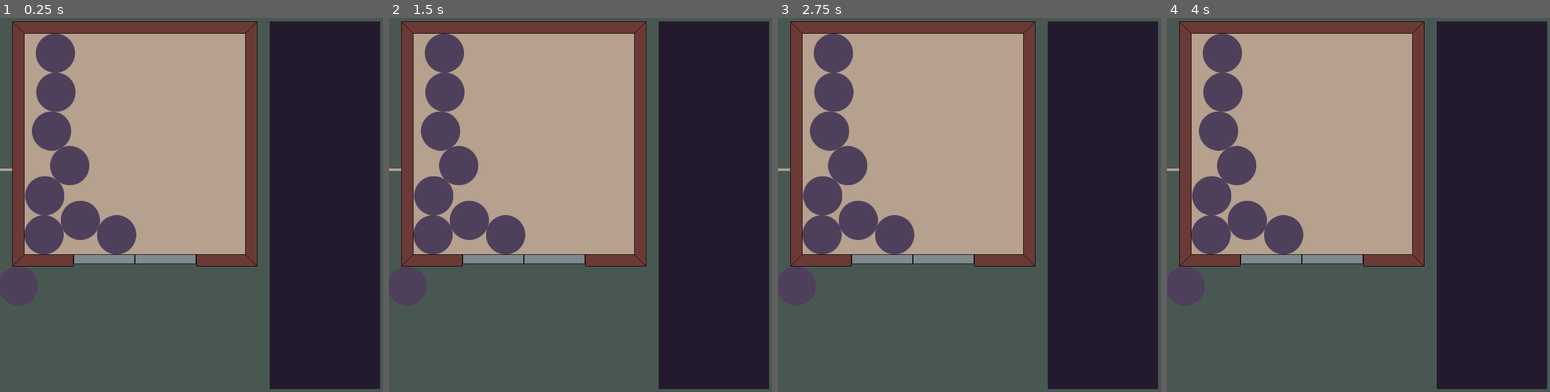
Above: before the commit, frames 1-4 (left to right).
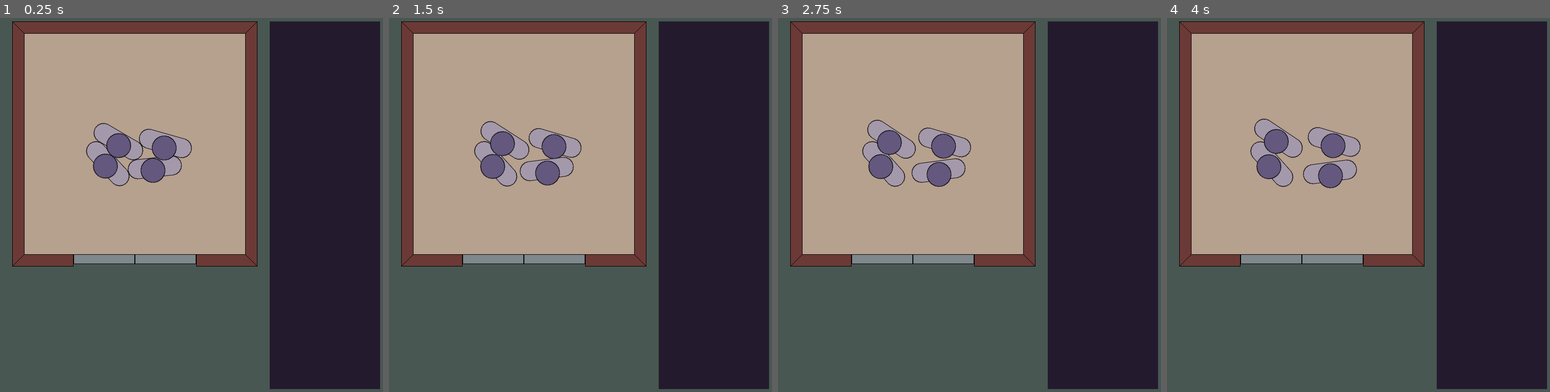
Above: after the commit, the same moments.

Repository: sudo-coffee/ld54
Game: Godot game, scene res://scenes/main_scene.tscn
Same seed, same stepped clock (60 frames per second), same inputs: the game is played once before the commit and once after it.
Inputs:
- Up to frame 1 (0.25 s): no input
- Up to frame 2 (1.5 s): no input
- Up to frame 3 (2.75 s): no input
- Up to frame 4 (4 s): no input

The runs differ from the first frame. In frame 1, 9.9% of the frame differs, in the area x 0-51%, y 4-64%; in frame 2, 9.9%; in frame 3, 9.9%; in frame 4, 9.9%.

Commit message:
Add character sprites and joints

Diff:
--- a/project.godot
+++ b/project.godot
@@ -20,6 +20,12 @@
 window/size/viewport_width=800
 window/size/viewport_height=800
 
+[layer_names]
+
+2d_physics/layer_1="Elevator"
+2d_physics/layer_2="Shoulders"
+2d_physics/layer_3="Head"
+
 [physics]
 
 2d/default_gravity_vector=Vector2(0, 0)
--- a/scenes/character.tscn
+++ b/scenes/character.tscn
@@ -1,3 +1,45 @@
-[gd_scene format=3 uid="uid://djax65cwt7veu"]
+[gd_scene load_steps=5 format=3 uid="uid://djax65cwt7veu"]
+
+[ext_resource type="Texture2D" uid="uid://duxq0tbevntks" path="res://devart/shoulders.png" id="1_1c0px"]
+[ext_resource type="Texture2D" uid="uid://bo8o488y3hh0l" path="res://devart/head.png" id="2_auf6b"]
+
+[sub_resource type="CapsuleShape2D" id="CapsuleShape2D_ohuhf"]
+radius = 20.0
+height = 110.0
+
+[sub_resource type="CircleShape2D" id="CircleShape2D_r3wml"]
+radius = 25.0
 
 [node name="Character" type="Node2D"]
+
+[node name="Shoulders" type="RigidBody2D" parent="."]
+collision_layer = 2
+collision_mask = 3
+mass = 60.0
+
+[node name="ShouldersSprite" type="Sprite2D" parent="Shoulders"]
+texture = ExtResource("1_1c0px")
+
+[node name="CollisionShape2D" type="CollisionShape2D" parent="Shoulders"]
+z_index = 2
+rotation = 1.5708
+shape = SubResource("CapsuleShape2D_ohuhf")
+
+[node name="Head" type="RigidBody2D" parent="."]
+position = Vector2(0, 8)
+collision_layer = 4
+collision_mask = 5
+mass = 5.0
+
+[node name="PinJoint2D" type="PinJoint2D" parent="Head"]
+node_a = NodePath("../../Shoulders")
+node_b = NodePath("..")
+softness = 3.0
+
+[node name="HeadSprite" type="Sprite2D" parent="Head"]
+z_index = 1
+texture = ExtResource("2_auf6b")
+
+[node name="CollisionShape2D" type="CollisionShape2D" parent="Head"]
+z_index = 2
+shape = SubResource("CircleShape2D_r3wml")
--- a/scenes/main_scene.tscn
+++ b/scenes/main_scene.tscn
@@ -1,13 +1,12 @@
-[gd_scene load_steps=9 format=3 uid="uid://cecnwrbpd3c2o"]
+[gd_scene load_steps=8 format=3 uid="uid://cecnwrbpd3c2o"]
 
 [ext_resource type="Texture2D" uid="uid://dap0yoohtcqt" path="res://devart/floor.png" id="1_f3onb"]
 [ext_resource type="Texture2D" uid="uid://cufi6eu3lvllx" path="res://devart/background.png" id="1_jax02"]
 [ext_resource type="PackedScene" uid="uid://dmxr40anc7yh2" path="res://scenes/door.tscn" id="2_5v1a8"]
-[ext_resource type="Texture2D" uid="uid://b33ag1i5voc0f" path="res://devart/entry.png" id="3_sryn4"]
 [ext_resource type="Texture2D" uid="uid://d4helyobm3h2j" path="res://devart/chatbox.png" id="5_6qf4q"]
 [ext_resource type="PackedScene" uid="uid://5p38yv3d83ii" path="res://scenes/wall.tscn" id="5_14h17"]
 [ext_resource type="PackedScene" uid="uid://dmx38ulwadban" path="res://frame.tscn" id="6_jyvo4"]
-[ext_resource type="PackedScene" uid="uid://c0lbi3wpt316t" path="res://scenes/test_ball.tscn" id="8_7r5mu"]
+[ext_resource type="PackedScene" uid="uid://djax65cwt7veu" path="res://scenes/character.tscn" id="7_lpp7i"]
 
 [node name="MainScene" type="Node2D"]
 
@@ -31,10 +30,6 @@
 texture = ExtResource("1_f3onb")
 centered = false
 offset = Vector2(25, 25)
-
-[node name="Entry" type="Sprite2D" parent="Elevator"]
-texture = ExtResource("3_sryn4")
-offset = Vector2(0, 325)
 
 [node name="WallWest" parent="Elevator" instance=ExtResource("5_14h17")]
 
@@ -60,29 +55,15 @@
 [node name="TestObjects" type="Node2D" parent="."]
 position = Vector2(307, 309)
 
-[node name="TestBall" parent="TestObjects" instance=ExtResource("8_7r5mu")]
-position = Vector2(-194, 39)
+[node name="Character" parent="TestObjects" instance=ExtResource("7_lpp7i")]
 
-[node name="TestBall2" parent="TestObjects" instance=ExtResource("8_7r5mu")]
-position = Vector2(-194, 39)
+[node name="Character2" parent="TestObjects" instance=ExtResource("7_lpp7i")]
+position = Vector2(-77, -5)
+rotation = 0.523599
 
-[node name="TestBall3" parent="TestObjects" instance=ExtResource("8_7r5mu")]
-position = Vector2(-194, 39)
+[node name="Character3" parent="TestObjects" instance=ExtResource("7_lpp7i")]
+position = Vector2(20, -22)
 
-[node name="TestBall4" parent="TestObjects" instance=ExtResource("8_7r5mu")]
-position = Vector2(-194, 39)
-
-[node name="TestBall5" parent="TestObjects" instance=ExtResource("8_7r5mu")]
-position = Vector2(-194, 39)
-
-[node name="TestBall6" parent="TestObjects" instance=ExtResource("8_7r5mu")]
-position = Vector2(-194, 39)
-
-[node name="TestBall7" parent="TestObjects" instance=ExtResource("8_7r5mu")]
-position = Vector2(-194, 39)
-
-[node name="TestBall8" parent="TestObjects" instance=ExtResource("8_7r5mu")]
-position = Vector2(-194, 39)
-
-[node name="TestBall9" parent="TestObjects" instance=ExtResource("8_7r5mu")]
-position = Vector2(-170, 63)
+[node name="Character4" parent="TestObjects" instance=ExtResource("7_lpp7i")]
+position = Vector2(-57, -27)
+rotation = 0.523599
Binary file changed: devart/floor.png
Binary file added: devart/head.png
Not shown, added: devart/head.png.import
Binary file added: devart/shoulders.png
Not shown, added: devart/shoulders.png.import
